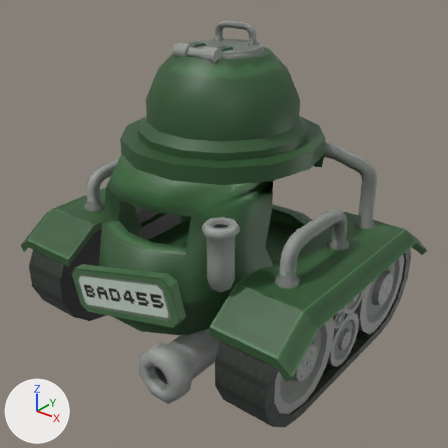
One commit to the FBX model Art/Blob Tank.fbx: the scene before it, then after it.
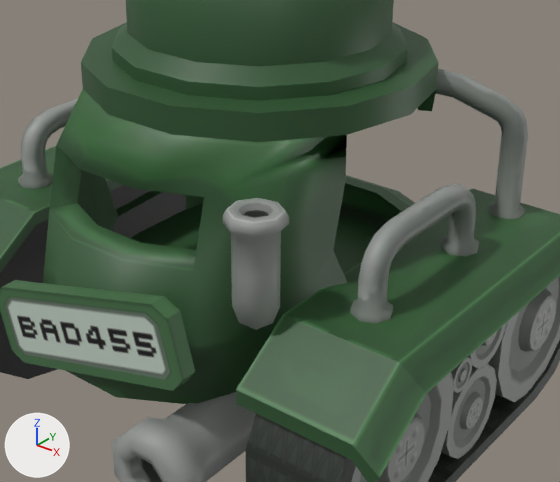
Old and new are each drawn whole from a 50 mm camera at (0.0548, -0.0683, 0.0598) aimed at (0.0016, -0.0018, 0.0186) and again close up on the part from 16% to 88% of the width and 23% to 85% of the height. Lighting does not change. The marker at lower left points along +X, +Y and +Z. Where no turn or scale is listed for an object, it has been applied to the vertices.

In view in the first close-up: 'Right_Treads', 'Tank_Base1', 'Tank_Shiny_Parts1', 'Turret_Base', 'Wheel_6', 'Wheel_7', 'Wheel_8', 'Wheel_9'.
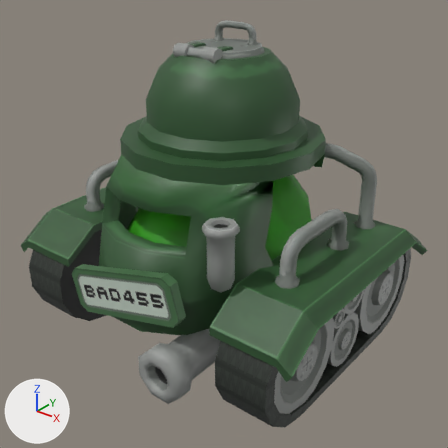
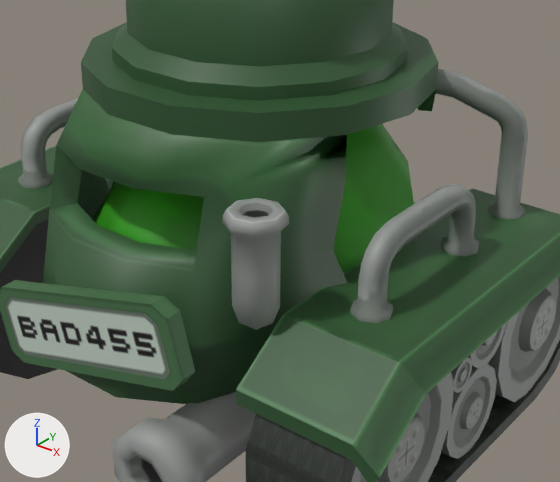
Patch to the scene script:
```diff
--- a/Art/Blob Tank.fbx.py
+++ b/Art/Blob Tank.fbx.py
@@ img_blob_stage_2_png @@
+img_blob_stage_2_png = load_image('Blob Stage 2.png', 'Blob Stage 2.png', 1024, 1024, 'sRGB')
@@ mat_slime @@
+mat_slime = principled_material('Slime')
+mat_slime.texture = img_blob_stage_2_png  # with its transparency
@@ me_mesh_001_1 @@
+me_mesh_001_1.from_pydata(...)  # 207 vertices, 224 faces; spans x -0.0141..0.0143, y -0.0177..0.0155, z 0.012..0.0323
+me_mesh_001_1.materials.append(mat_slime)  # picture img_blob_stage_2_png
@@ ob_blob1 @@
+ob_blob1 = bpy.data.objects.new('Blob1', me_mesh_001_1)
+ob_blob1.location = (0.0, 0.0, 0.0)
```

Location of each change, (x1, y1, x2, y2) in pixels of the close-ups (560 x 482 px):
'Blob1', added (green)
    after: (92, 124, 414, 274)
